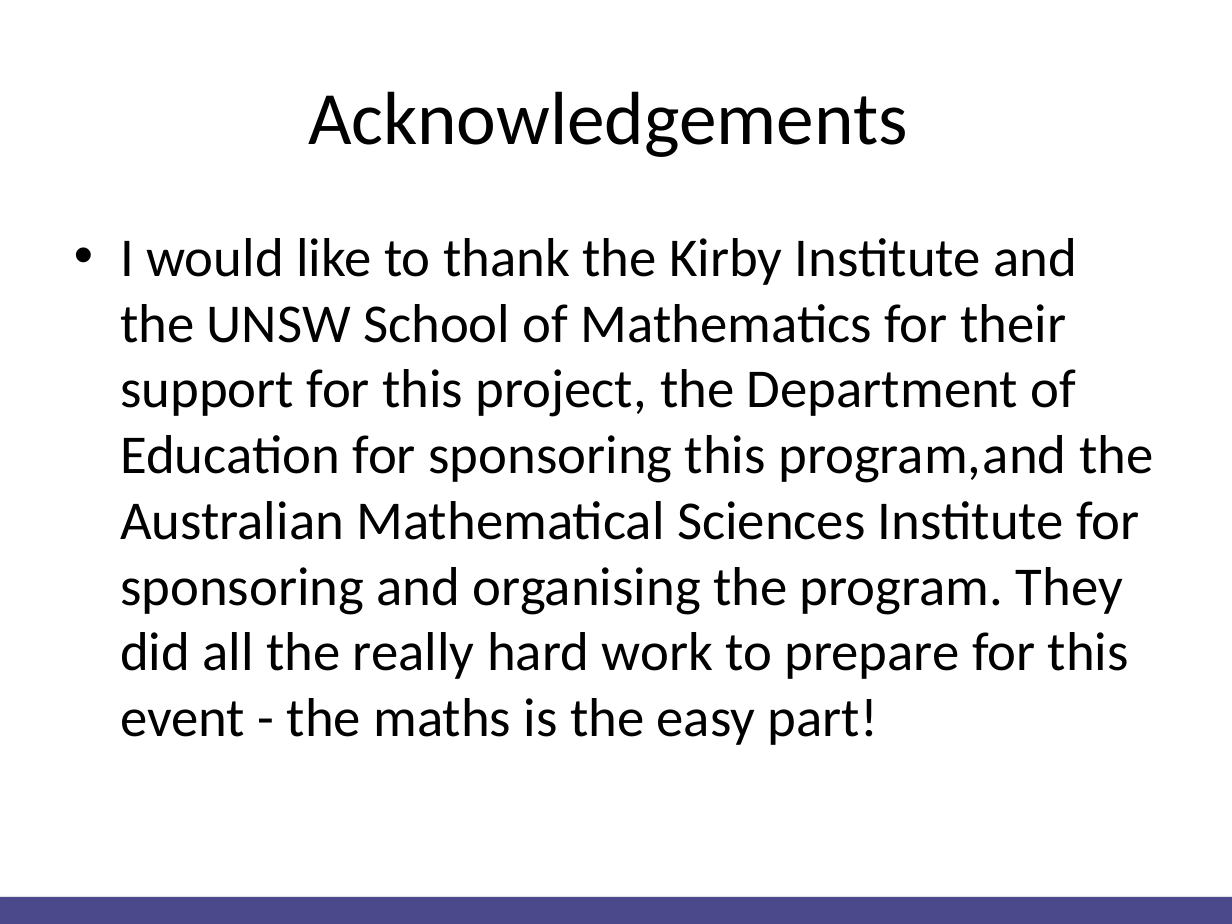
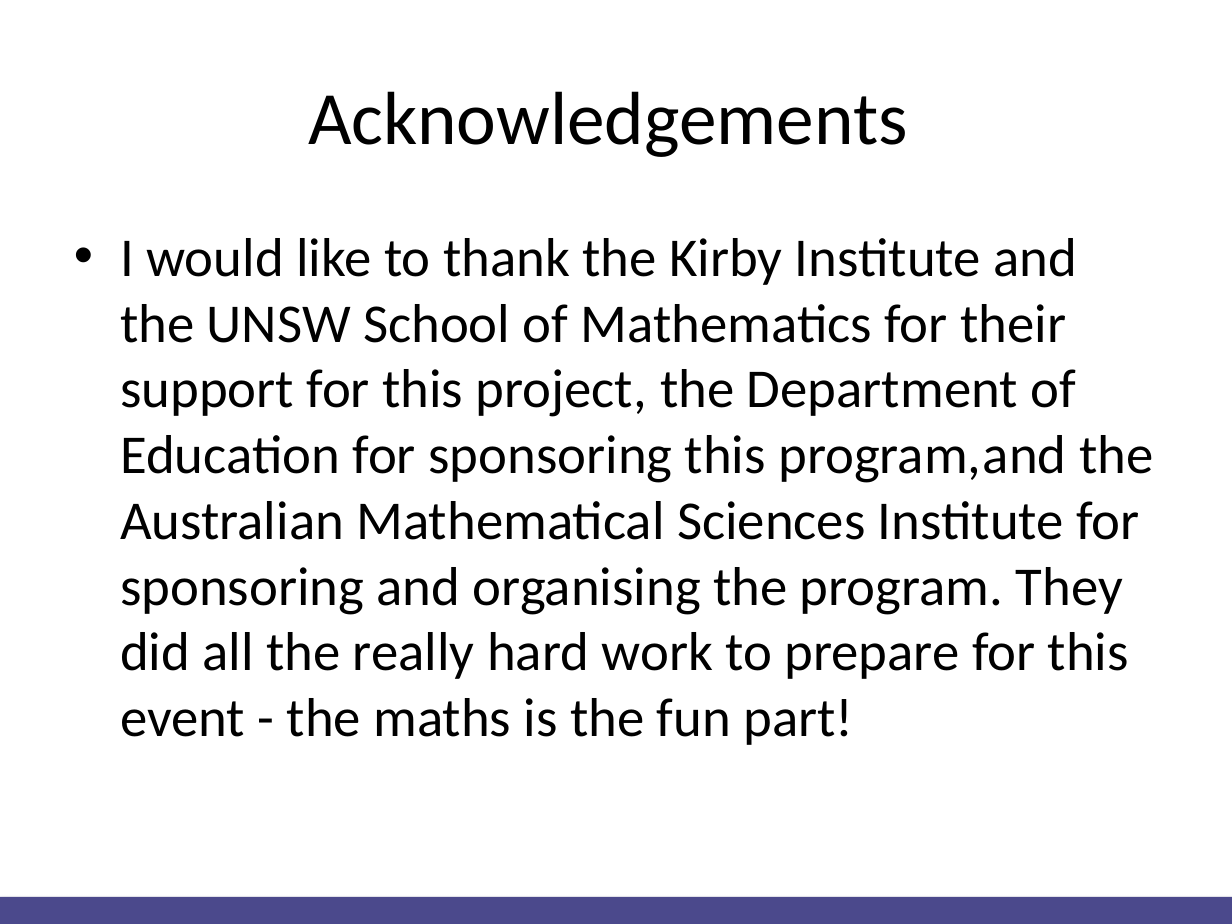
Before and after one commit to Christopher-Rock/hivandppt, a slide deck: slide 16 of Christopher Rock HIV and PPT.pptx (slide 21 before the commit). Drawn at 1232x924 pixels with LibreOffice and Linux fonts; fonts in the diff are those of the drawing. Boxes give left, top, right and bottom in pixels: in the first picture for what was removed or moved away, otherwise in the second. Text is boxed around its words. In the diff, an @@ line names an element or a change of style, - is before the commit and + after.

```diff
--- a/Christopher Rock HIV and PPT.pptx
+++ b/Christopher Rock HIV and PPT.pptx
@@ text at [120, 238, 1153, 745]: text changed @@
-• I would like to thank the Kirby Institute and the UNSW School of Mathematics for their support for this project, the Department of Education for sponsoring this program,and the Australian Mathematical Sciences Institute for sponsoring and organising the program. They did all the really hard work to prepare for this event - the maths is the easy part!
+• I would like to thank the Kirby Institute and the UNSW School of Mathematics for their support for this project, the Department of Education for sponsoring this program,and the Australian Mathematical Sciences Institute for sponsoring and organising the program. They did all the really hard work to prepare for this event - the maths is the fun part!
```
Also in this commit, not shown: 12 other slides changed, 3 slides added, 8 slides removed, 1 other file.
